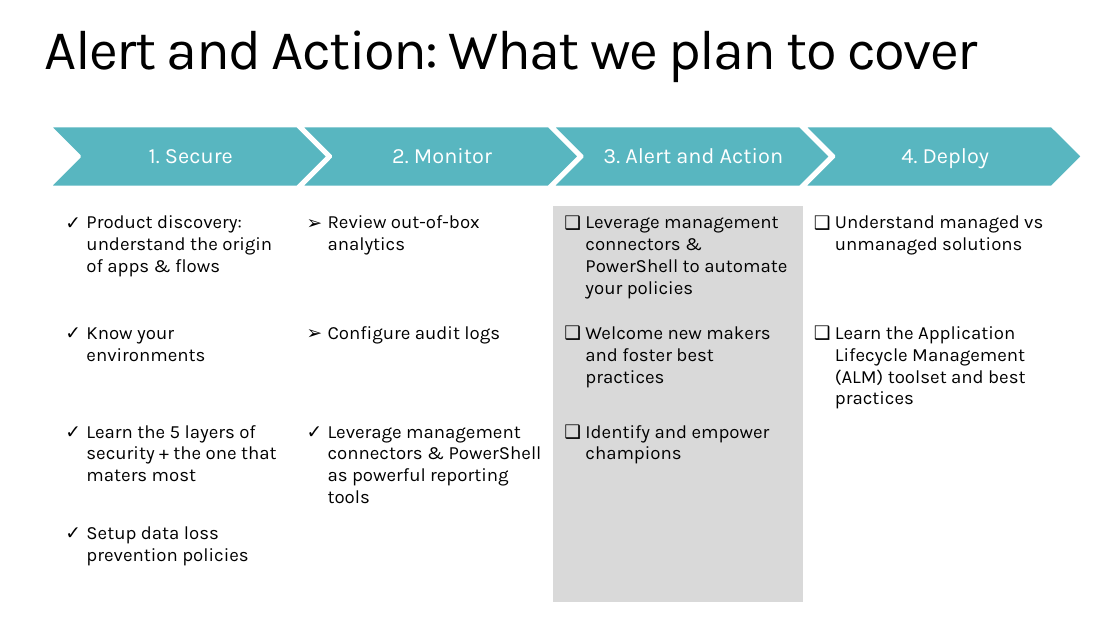
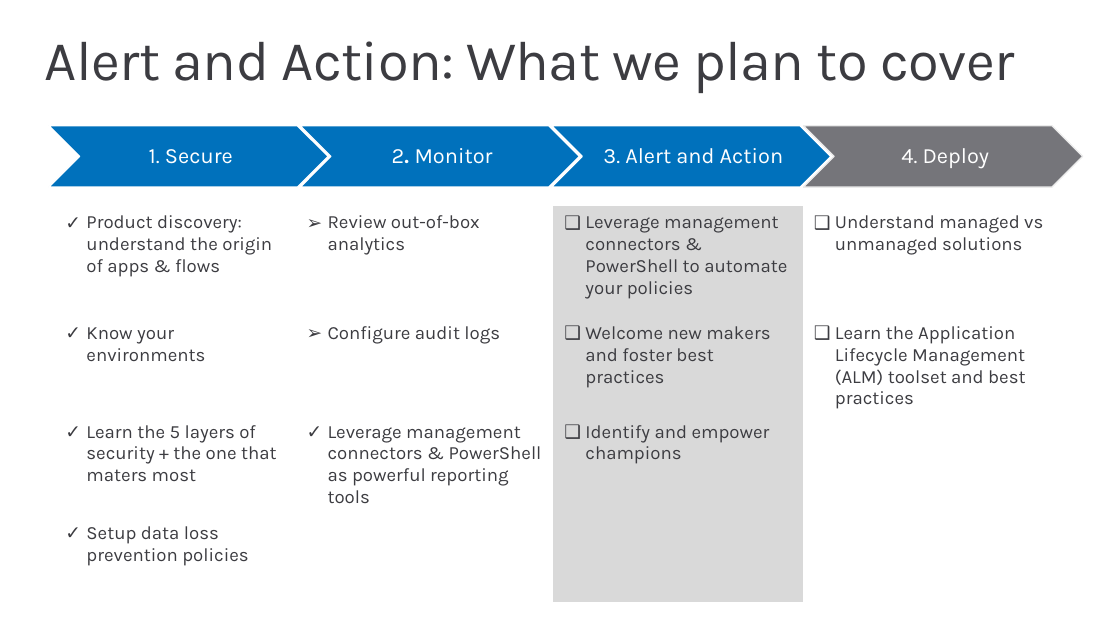
Before and after one commit to microsoft/powerapps-tools, a slide deck: slide 2 of Administration/AdminInADay/PPTs/03 Automation.pptx. Drawn at 1120x630 pixels with LibreOffice and Linux fonts; fonts in the diff are those of the drawing. Boxes give left, top, right and bottom in pixels: in the first picture for what was removed or moved away, otherwise in the second. Text is boxed around its words. In the diff, an @@ line names an element or a change of style, - is before the commit and + after.

```diff
--- a/Administration/AdminInADay/PPTs/03 Automation.pptx
+++ b/Administration/AdminInADay/PPTs/03 Automation.pptx
@@ title "Alert and Action: What we ..." at [45,41,1014,93]: text colour #000000 to #3C3C41, letter spacing -1 to -0.4 pt @@
@@ text "2. Monitor" at [392,148,493,164]: bold on in "2." @@
@@ fill #58B6C0 to #0071BC; outline #FFFFFF 2 pt to #FFFFFF 0.85 pt in 3 elements at [49,125,328,187], [300,125,579,187], [551,125,830,187] @@
@@ chevron at [803,125,1082,187]: fill #58B6C0 to #75757A; outline #FFFFFF 2 pt to #EBEBEB 0.85 pt @@
@@ table at [54,206,1075,605] @@
@@ text colour #000000 to #3C3C41 @@
```
Also in this commit, not shown: 22 other slides changed, 2 slides added, 2 slides removed, 12 other files.
